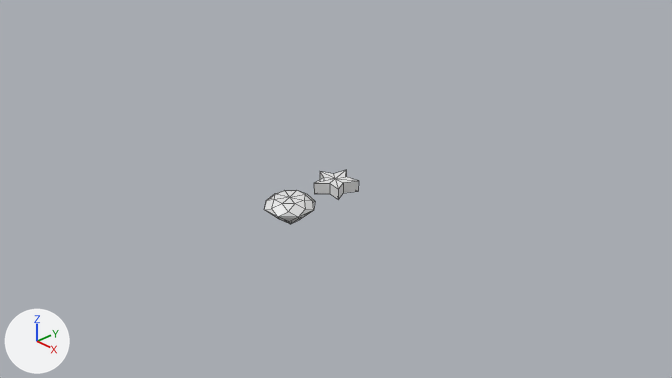
The Blender file Geo.blend, before and after one commit.
One viewpoint serves both versions: the file's camera 'Camera'. The axes (+X, +Y, +Z) are drawn at lower left. The lights are the same throughout. The picture after the commit comes second. Mesh edges are drawn as thin lines.

Names of what the first picture shows: 'Gem', 'Star'.
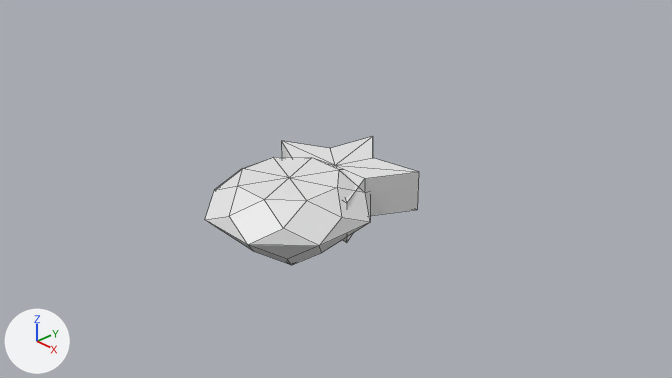
Boxes (x1, y1, x2, y2) around the edits, measured in the pictures (672 x 378 px):
'Gem', rescaled (219% wider, 211% taller)
    before: (264, 190, 315, 224)
    after: (205, 157, 370, 265)
'Star', rescaled
    before: (314, 170, 359, 200)
    after: (281, 136, 419, 243)

Patch to the scene script:
```diff
--- a/Geo.blend.py
+++ b/Geo.blend.py
@@ ob_star @@
 ob_star.location = (0.0, 0.0, 0.0)
-ob_star.scale = (0.282, 0.282, 0.282)
@@ ob_gem @@
 ob_gem.location = (0.058, -0.773, 0.008)
-ob_gem.scale = (0.307, 0.307, 0.307)
```
